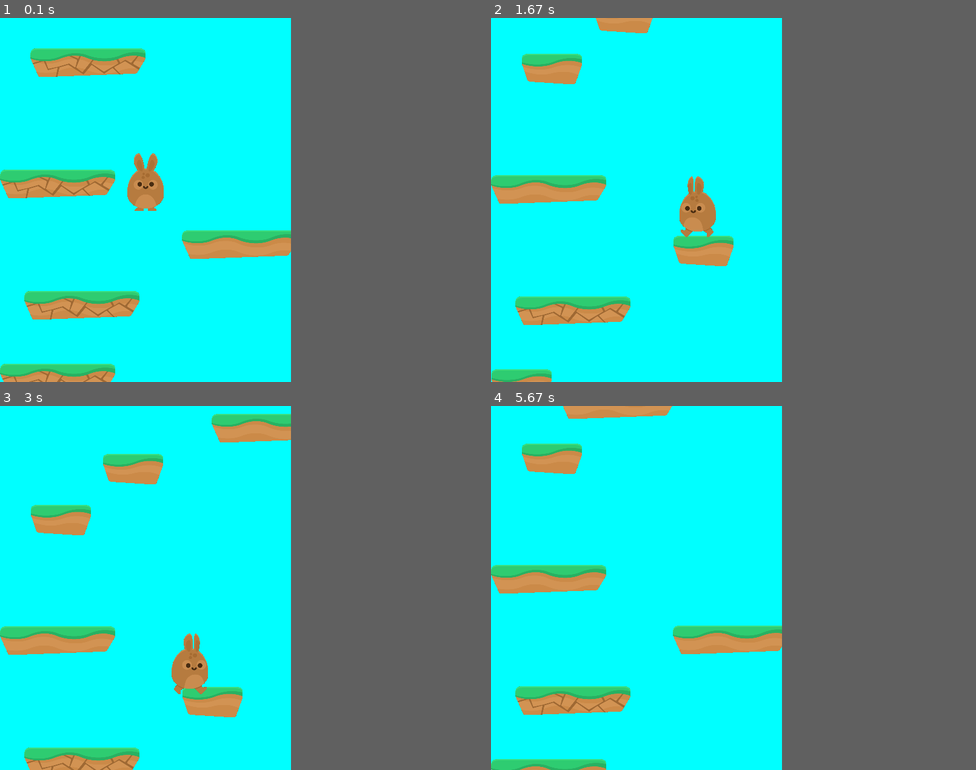
Above: before the commit, frames 1-4 (two rows, left to right).
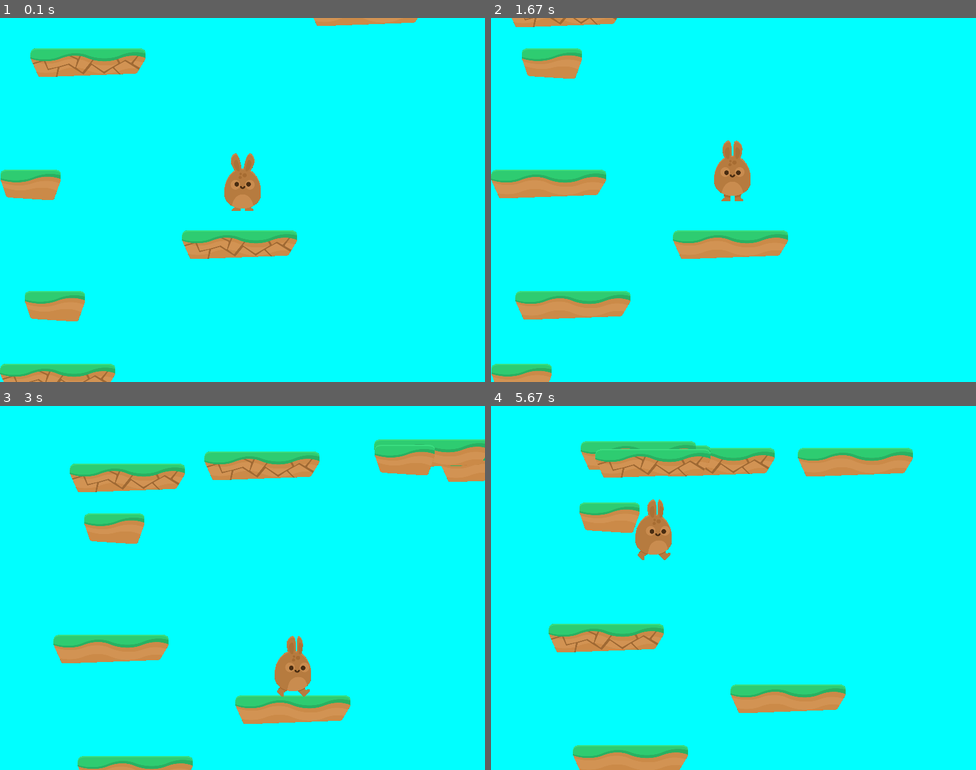
Above: after the commit, the same moments.

Repository: ahmed-kino/pygame_training
Game: pygame game, started from main.py
The game is run twice, just before and just after one commit, with the same random seed, the same clock (stepped at 60 frames per second) and the same inputs.
Inputs:
- Up to frame 1 (0.1 s): no input
- Up to frame 2 (1.67 s): hold Right 0.33-0.8 s; hold Right 0.83-1.3 s; tap Space at 0.9, 1.2, 1.4 s; hold Left from 1.33 s (still down)
- Up to frame 3 (3 s): tap Space at 1.7, 1.97, 2.27, 2.4, 2.7 s; release Left at 1.87 s; hold Left 1.9-2.3 s; hold Right 2.33-2.97 s
- Up to frame 4 (5.67 s): hold Left 3-3.47 s; tap Space at 3.07, 3.37, 3.57, 3.87, 4.07, 4.37, 4.57, 4.87, 5.13, 5.43, 5.57 s; hold Right 3.5-3.97 s; hold Right 4-4.47 s; hold Left 4.5-5.03 s; hold Left 5.07-5.47 s; hold Right from 5.5 s (still down)
In our replay, the window is 480x600 before the commit and 800x600 after it. These sizes can differ from the game's own. Grey fills any space a smaller window leaves; there, only what the larger window draws over its background counts as a difference.

The runs differ from the first frame. In frame 1, 4.2% of the frame differs, in the area x 0-87%, y 0-84%; in frame 2, 7.4%; in frame 3, 17%; in frame 4, 19%, in the area x 0-87%, y 0-100%.

Commit message:
make the game to expand vertically

Diff:
--- a/main.py
+++ b/main.py
@@ -29,11 +29,8 @@
         self.all_sprites = pg.sprite.Group()
         self.platforms = pg.sprite.Group()
         for plat in PLATFORM_LIST:
-            p =  Platform(self, *plat)
-            self.all_sprites.add(p)
-            self.platforms.add(p)
+            Platform(self, *plat)
         self.player = Player(self)
-        self.all_sprites.add(self.player)
         pg.mixer.music.load('sounds/happy.ogg')
         self.run()
 
@@ -60,26 +57,43 @@
                 for hit in hits:
                     if hit.rect.bottom > lowest.rect.bottom:
                         lowest = hit
-                if self.player.pos.y < lowest.rect.centery:
-                    self.player.pos.y = lowest.rect.top
-                    self.player.vel.y = 0
-                    self.player.jumping = False
+                if self.player.pos.x < lowest.rect.right + 10 and \
+                   self.player.pos.x > lowest.rect.left - 10:
+                    if self.player.pos.y < lowest.rect.centery:
+                        self.player.pos.y = lowest.rect.top
+                        self.player.vel.y = 0
+                        self.player.jumping = False
 
         if self.player.rect.top <= HEIGHT / 4:
             self.player.pos.y += max(abs(self.player.vel.y), 2)
             for plat in self.platforms:
                 plat.rect.y += max(abs(self.player.vel.y), 2)
-                if plat.rect.top >= HEIGHT:
+                if plat.rect.top >= HEIGHT + 100:
                     plat.kill()
-        if self.player.rect.y > HEIGHT:
+        # Extra logic for moving to the right
+        if self.player.rect.right >= WIDTH * 0.75:
+            self.player.pos.x += -max(abs(self.player.vel.x), 2)
+            for plat in self.platforms:
+                plat.rect.x += -max(abs(self.player.vel.x), 2)
+        if self.player.rect.left <= WIDTH / 4:
+            self.player.pos.x += max(abs(self.player.vel.x), 2)
+            for plat in self.platforms:
+                plat.rect.x += max(abs(self.player.vel.x), 2)
+
+        # When the player goes 100 px down
+        if self.player.rect.y > HEIGHT - 200:
+            self.player.rect.y += -max(abs(self.player.vel.y), 2) - 5
+            for plat in self.platforms:
+                plat.rect.y += -max(abs(self.player.vel.y), 2) - 5
+        # When the player dies
+        if self.player.rect.y > HEIGHT + 100:
             self.playing = False
 
-        while len(self.platforms) < 6:
-            width = random.randrange(50, 100)
-            p = Platform(self, random.randrange(0, WIDTH - width),
-                         random.randrange(-75, -30))
-            self.platforms.add(p)
-            self.all_sprites.add(p)
+        # Generate new platforms
+        while len(self.platforms) < 10:
+            Platform(self,
+                     random.randrange(-100, WIDTH + 100),
+                     random.randrange(-75, -30))
 
 
     def events(self):
--- a/settings.py
+++ b/settings.py
@@ -10,7 +10,7 @@
 PURPLE = (255, 0, 255)
 CHAIN  = (0, 255, 255)
 
-SIZE = WIDTH, HEIGHT = 480, 600
+SIZE = WIDTH, HEIGHT = 800, 600
 FPS = 60
 
 
@@ -23,5 +23,5 @@
 # Player settings
 PLAYER_ACC = 1.5
 PLAYER_FRICTION = -0.2
-PLAYER_JUMP = 25
+PLAYER_JUMP = 30
 GRAVITY = 1
--- a/sprites.py
+++ b/sprites.py
@@ -1,8 +1,10 @@
 from random import choice
+from sys import stdout
 
 from settings import *
 import pygame as pg
 vec = pg.math.Vector2
+
 
 class Spritesheet:
     def __init__(self, filename):
@@ -18,7 +20,8 @@
 class Player(pg.sprite.Sprite):
 
     def __init__(self, game):
-        pg.sprite.Sprite.__init__(self)
+        self.groups = game.all_sprites
+        pg.sprite.Sprite.__init__(self, self.groups)
         self.game = game
         self.walking = False
         self.jumping = False
@@ -90,7 +93,16 @@
 
         # apply the position
         self.rect.midbottom = self.pos
-        print(self.acc, self.vel, self.pos)
+        stdout.write("Acc X: %d%%, Acc Y: %d ||"
+                     "Vel X: %d%%, Vel Y: %d ||"
+                     "Pos X: %d%%, Pos Y: %d || \r" \
+                    % (int(self.acc.x),
+                                                       int(self.acc.y),
+                                                       int(self.vel.x),
+                                                       int(self.vel.y),
+                                                       int(self.pos.x),
+                                                       int(self.pos.y)))
+        stdout.flush()
 
 
     def animate(self):
@@ -128,7 +140,8 @@
 class Platform(pg.sprite.Sprite):
 
     def __init__(self, game, x, y):
-        pg.sprite.Sprite.__init__(self)
+        self.groups = game.all_sprites, game.platforms
+        pg.sprite.Sprite.__init__(self, self.groups)
         self.game = game
         images = [self.game.spritesheet.get_image(0, 288, 380, 94),
                   self.game.spritesheet.get_image(0, 384, 380, 94),
@@ -138,3 +151,18 @@
         self.rect = self.image.get_rect()
         self.rect.x = x
         self.rect.y = y
+
+class Power(pg.sprite.Sprite):
+
+    def __init__(self, game, x, y):
+        self.groups = game.all_sprites, game.power
+        pg.sprite.Sprite.__init__(self, self.groups)
+        self.game = game
+        images = [self.game.spritesheet.get_image(0, 288, 380, 94),
+                  self.game.spritesheet.get_image(0, 384, 380, 94),
+                  self.game.spritesheet.get_image(213, 1662, 201, 100)]
+        self.image = choice(images)
+        self.image.set_colorkey(BLACK)
+        self.rect = self.image.get_rect()
+        self.rect.x = x
+        self.rect.y = y
